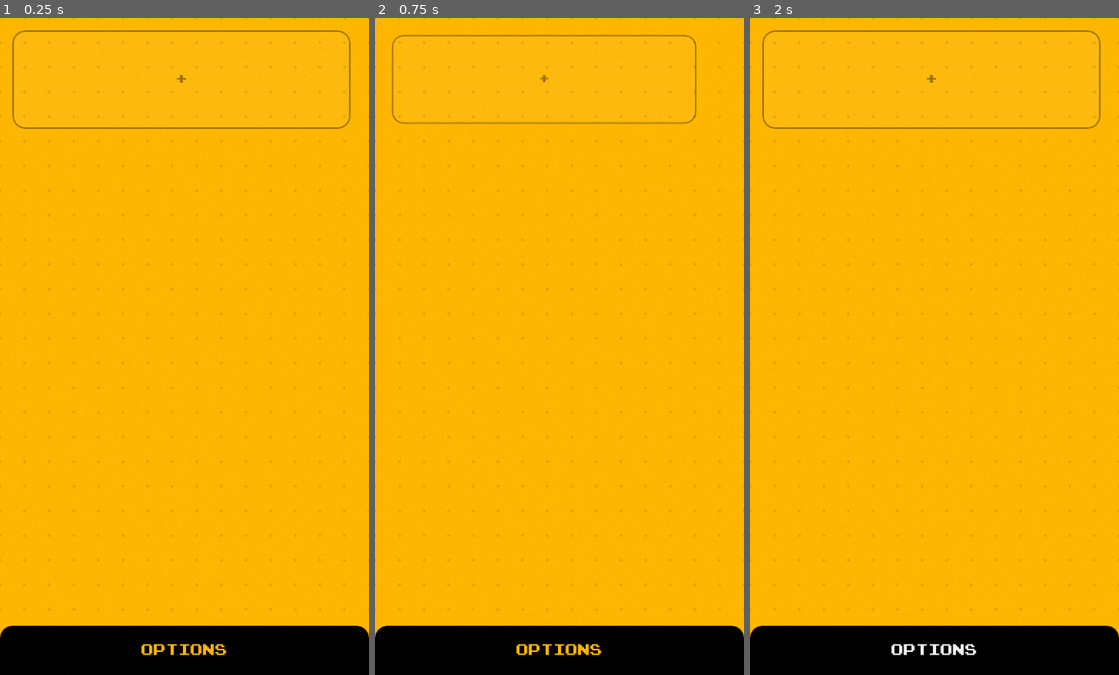
Above: before the commit, frames 1-3 (left to right).
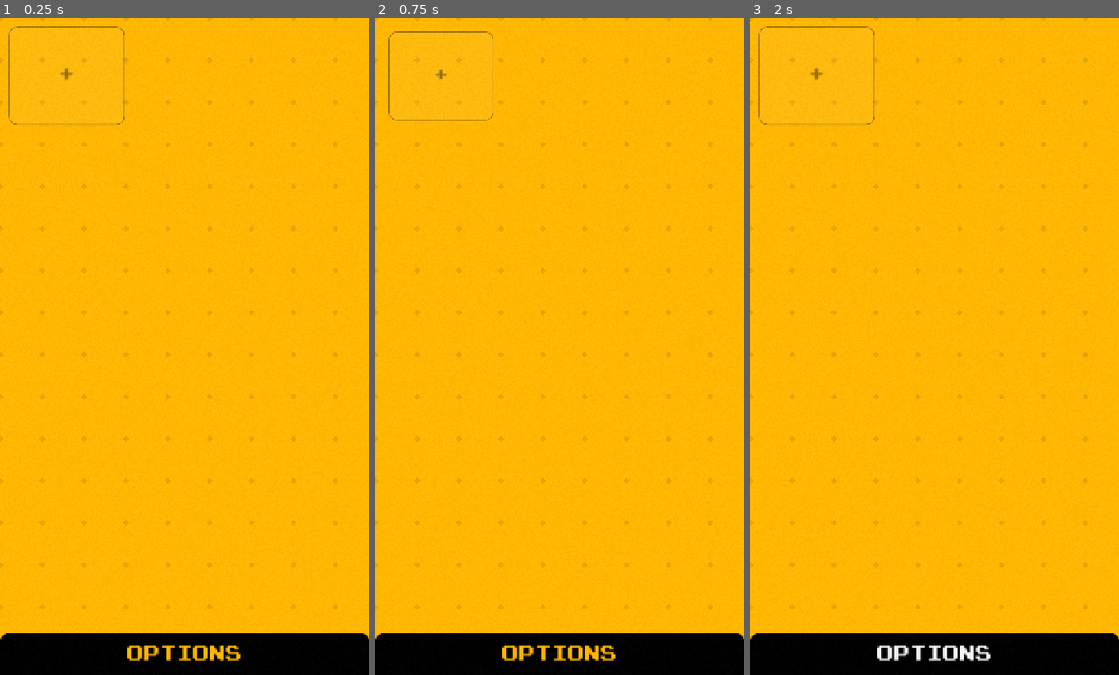
Above: after the commit, the same moments.

Repository: gatheesha/godak
Game: Godot game, scene res://app.tscn
The game is run twice, just before and just after one commit, with the same random seed, the same clock (stepped at 60 frames per second) and the same inputs. Sound files missing from this copy of the repository are replaced by a short silence.
Inputs (mouse positions are in pixels of both pictures, inside the frame that each line leads up to; where the layout moved, square brackets give the same spot in the first picture):
- Up to frame 1 (0.25 s): no input
- Up to frame 2 (0.75 s): click (441, 77) [555, 77] at 0.5 s
- Up to frame 3 (2 s): click "OPTIONS" at 1.25 s

The runs differ from the first frame. In frame 1, 3.3% of the frame differs, in the area x 0-100%, y 0-98%; in frame 2, 3.3%; in frame 3, 3.3%.

Commit message:
fixes and update .gitignore

Diff:
--- a/app.tscn
+++ b/app.tscn
@@ -139,7 +139,6 @@
 [node name="ScrollContainer" type="ScrollContainer" parent="MarginContainer"]
 clip_contents = false
 layout_mode = 2
-mouse_filter = 2
 horizontal_scroll_mode = 0
 
 [node name="GridContainer" type="GridContainer" parent="MarginContainer/ScrollContainer"]
--- a/audio_clip/audio_clip.tscn
+++ b/audio_clip/audio_clip.tscn
@@ -64,7 +64,7 @@
 
 [node name="AudioClip" type="PanelContainer" groups=["audio_clips"]]
 material = SubResource("ShaderMaterial_y6d2e")
-custom_minimum_size = Vector2(128, 128)
+custom_minimum_size = Vector2(192, 192)
 offset_right = 128.0
 offset_bottom = 128.0
 size_flags_horizontal = 3
--- a/audio_clip/new_clip.gd
+++ b/audio_clip/new_clip.gd
@@ -6,7 +6,6 @@
 var tween
 
 func _ready():
-	$FileDialog.root_subfolder = "/storage/emulated/0"
 	scale = Vector2(0,0)
 	pivot_offset = size/2
 	spawn_animation()
--- a/audio_clip/new_clip.tscn
+++ b/audio_clip/new_clip.tscn
@@ -66,7 +66,7 @@
 [node name="NewClip" type="PanelContainer" node_paths=PackedStringArray("file_dialog")]
 modulate = Color(1, 1, 1, 0.392157)
 material = SubResource("ShaderMaterial_y6d2e")
-custom_minimum_size = Vector2(128, 128)
+custom_minimum_size = Vector2(192, 192)
 offset_right = 128.0
 offset_bottom = 128.0
 size_flags_horizontal = 3
--- a/audio_clip_settings/audio_clip_settings.tscn
+++ b/audio_clip_settings/audio_clip_settings.tscn
@@ -86,9 +86,11 @@
 auto_translate_mode = 1
 title = "Replace File"
 position = Vector2i(0, 36)
+force_native = true
 ok_button_text = "Open"
 mode_overrides_title = false
 file_mode = 0
+use_native_dialog = true
 
 [node name="AudioStreamPlayer" type="AudioStreamPlayer" parent="."]
 stream = ExtResource("3_s01mg")
--- a/audio_grid/grid_container.gd
+++ b/audio_grid/grid_container.gd
@@ -8,11 +8,12 @@
 func _ready() -> void:
 	soundboard_manager.audio_grid = self
 	soundboard_manager.window_resized.connect(on_window_resized)
+	soundboard_manager.window_resized.emit()
 	create_new_clip_node()
 
 
 func on_window_resized()-> void:
-	var v : float = get_viewport_rect().size.x / (128 + 32)
+	var v : float = get_viewport_rect().size.x / (192 + 32)
 	columns = int(v)
 
 
--- a/default.tres
+++ b/default.tres
@@ -52,7 +52,7 @@
 
 [resource]
 default_font = ExtResource("1_nixot")
-default_font_size = 16
+default_font_size = 32
 Button/colors/font_color = Color(1, 0.717647, 0.0117647, 1)
 Button/colors/font_pressed_color = Color(0, 0, 0, 1)
 Button/colors/icon_normal_color = Color(1, 1, 1, 1)
--- a/global/soundboard_manager.gd
+++ b/global/soundboard_manager.gd
@@ -25,27 +25,7 @@
 	# Create default save directory if it doesn't exist
 	if not DirAccess.dir_exists_absolute(DEFAULT_SAVE_DIRECTORY):
 		DirAccess.open("user://").make_dir_recursive_absolute(DEFAULT_SAVE_DIRECTORY)
-	debug_file_paths()
-
-func debug_file_paths():
-	print("User data dir: ", OS.get_user_data_dir())
-	print("Executable path: ", OS.get_executable_path())
-
-	# Check if file exists
-	var file_path = "/storage/emulated/0/Music/CasualGameSounds/DM-CGS-01.wav"
-	print("File exists: ", FileAccess.file_exists(file_path))
-
-	# Try to list directory contents
-	var dir = DirAccess.open("/storage/emulated/0/Music/")
-	if dir:
-		print("Can access Music directory")
-		dir.list_dir_begin()
-		var file_name = dir.get_next()
-		while file_name != "":
-			print("Found: ", file_name)
-			file_name = dir.get_next()
-	else:
-		print("Cannot access Music directory")
+
 
 func update_base_color(new_color : Color, duration : float = 1.0):
 	var tween : Tween = create_tween()
@@ -57,10 +37,6 @@
 func set_current_base_color(new_color : Color):
 	current_base_color = new_color
 
-
-#func _process(delta: float) -> void:
-	#current_base_color = lerp(current_base_color, base_color, delta)
-#
 
 func get_audio_stream(path) -> AudioStream:
 	var audio_resource : AudioStream
@@ -71,14 +47,6 @@
 			audio_resource = AudioStreamOggVorbis.load_from_file(path)
 		elif path.ends_with(".wav"):
 			audio_resource = AudioStreamWAV.load_from_file(path)
-	if audio_resource == null:
-		var test = FileAccess.file_exists(path)
-		var error_str1: String = error_string(FileAccess.get_open_error())
-		push_error("File exists: %s" % error_str1)
-		var file = FileAccess.open(path,FileAccess.READ)
-		var error_str2: String = error_string(FileAccess.get_open_error())
-		push_error("Open File Error : %s" % error_str2)
-		push_error(path)
 	return audio_resource
 
 
@@ -147,12 +115,6 @@
 	return true
 
 
-func save_soundboard(file_name: String) -> bool:
-	# Legacy function for backwards compatibility - saves to default directory
-	var full_path = DEFAULT_SAVE_DIRECTORY + file_name
-	return save_soundboard_to_path(full_path)
-
-
 func load_soundboard_from_path(full_path: String) -> bool:
 	if not FileAccess.file_exists(full_path):
 		push_message("Save file not found: " + full_path)
@@ -221,125 +183,50 @@
 			clip.queue_free()
 	sounds.clear()
 
-
-func get_available_save_files_in_directory(directory_path: String) -> Array[String]:
-	var save_files: Array[String] = []
-	var dir = DirAccess.open(directory_path)
-
-	if dir:
-		dir.list_dir_begin()
-		var file_name = dir.get_next()
-
-		while file_name != "":
-			if file_name.ends_with(SAVE_FILE_EXTENSION):
-				save_files.append(file_name)
-			file_name = dir.get_next()
-
-	return save_files
-
-
-func get_available_save_files() -> Array[String]:
-	# Legacy function - returns files from default directory
-	return get_available_save_files_in_directory(DEFAULT_SAVE_DIRECTORY)
-
-
-func delete_save_file_at_path(full_path: String) -> bool:
-	if FileAccess.file_exists(full_path):
-		var dir = DirAccess.open(full_path.get_base_dir())
-		if dir:
-			dir.remove(full_path.get_file())
-			push_message("Save file deleted: " + full_path)
-			return true
-	return false
-
-
-func delete_save_file(file_name: String) -> bool:
-	# Legacy function - deletes from default directory
-	if not file_name.ends_with(SAVE_FILE_EXTENSION):
-		file_name += SAVE_FILE_EXTENSION
-
-	var full_path = DEFAULT_SAVE_DIRECTORY + file_name
-	return delete_save_file_at_path(full_path)
-
-
-func get_save_file_info_from_path(full_path: String) -> Dictionary:
-	var info = {}
-
-	if FileAccess.file_exists(full_path):
-		var file = FileAccess.open(full_path, FileAccess.READ)
-		if file:
-			var json_string = file.get_as_text()
-			file.close()
-
-			var json = JSON.new()
-			var parse_result = json.parse(json_string)
-
-			if parse_result == OK:
-				var save_data = json.data
-				info = {
-					"version": save_data.get("version", "Unknown"),
-					"created_at": save_data.get("created_at", "Unknown"),
-					"audio_clip_count": save_data.get("audio_clips", []).size(),
-					"file_size": FileAccess.get_file_as_bytes(full_path).size(),
-					"file_path": full_path
-				}
-
-	return info
-
-
-func get_save_file_info(file_name: String) -> Dictionary:
-	# Legacy function - gets info from default directory
-	if not file_name.ends_with(SAVE_FILE_EXTENSION):
-		file_name += SAVE_FILE_EXTENSION
-
-	var full_path = DEFAULT_SAVE_DIRECTORY + file_name
-	return get_save_file_info_from_path(full_path)
-
-
 # ========== FILE DIALOG HELPER FUNCTIONS ==========
-
-func show_save_dialog(parent_node: Node, callback: Callable) -> void:
-	var file_dialog = FileDialog.new()
-	file_dialog.access = FileDialog.ACCESS_FILESYSTEM
-	file_dialog.file_mode = FileDialog.FILE_MODE_SAVE_FILE
-	file_dialog.add_filter("*" + SAVE_FILE_EXTENSION, "Soundboard Files")
-	file_dialog.current_dir = OS.get_system_dir(OS.SYSTEM_DIR_DOCUMENTS)
-
-	parent_node.add_child(file_dialog)
-	file_dialog.popup_centered_ratio(0.8)
-
-	file_dialog.file_selected.connect(func(path: String):
-		var success = save_soundboard_to_path(path)
-		callback.call(success, path)
-		file_dialog.queue_free()
-	)
-
-	file_dialog.canceled.connect(func():
-		callback.call(false, "")
-		file_dialog.queue_free()
-	)
-
-
-func show_load_dialog(parent_node: Node, callback: Callable) -> void:
-	var file_dialog = FileDialog.new()
-	file_dialog.access = FileDialog.ACCESS_FILESYSTEM
-	file_dialog.file_mode = FileDialog.FILE_MODE_OPEN_FILE
-	file_dialog.add_filter("*" + SAVE_FILE_EXTENSION, "Soundboard Files")
-	file_dialog.current_dir = OS.get_system_dir(OS.SYSTEM_DIR_DOCUMENTS)
-
-	parent_node.add_child(file_dialog)
-	file_dialog.popup_centered_ratio(0.8)
-
-	file_dialog.file_selected.connect(func(path: String):
-		var success = load_soundboard_from_path(path)
-		callback.call(success, path)
-		file_dialog.queue_free()
-	)
-
-	file_dialog.canceled.connect(func():
-		callback.call(false, "")
-		file_dialog.queue_free()
-	)
+#
+#func show_save_dialog(parent_node: Node, callback: Callable) -> void:
+	#var file_dialog = FileDialog.new()
+	#file_dialog.access = FileDialog.ACCESS_FILESYSTEM
+	#file_dialog.file_mode = FileDialog.FILE_MODE_SAVE_FILE
+	#file_dialog.add_filter("*" + SAVE_FILE_EXTENSION, "Soundboard Files")
+	#file_dialog.current_dir = OS.get_system_dir(OS.SYSTEM_DIR_DOCUMENTS)
+	#
+	#parent_node.add_child(file_dialog)
+	#file_dialog.popup_centered_ratio(0.8)
+	#
+	#file_dialog.file_selected.connect(func(path: String):
+		#var success = save_soundboard_to_path(path)
+		#callback.call(success, path)
+		#file_dialog.queue_free()
+	#)
+	#
+	#file_dialog.canceled.connect(func():
+		#callback.call(false, "")
+		#file_dialog.queue_free()
+	#)
+#
+#
+#func show_load_dialog(parent_node: Node, callback: Callable) -> void:
+	#var file_dialog = FileDialog.new()
+	#file_dialog.access = FileDialog.ACCESS_FILESYSTEM
+	#file_dialog.file_mode = FileDialog.FILE_MODE_OPEN_FILE
+	#file_dialog.add_filter("*" + SAVE_FILE_EXTENSION, "Soundboard Files")
+	#file_dialog.current_dir = OS.get_system_dir(OS.SYSTEM_DIR_DOCUMENTS)
+	#
+	#parent_node.add_child(file_dialog)
+	#file_dialog.popup_centered_ratio(0.8)
+	#
+	#file_dialog.file_selected.connect(func(path: String):
+		#var success = load_soundboard_from_path(path)
+		#callback.call(success, path)
+		#file_dialog.queue_free()
+	#)
+	#
+	#file_dialog.canceled.connect(func():
+		#callback.call(false, "")
+		#file_dialog.queue_free()
+	#)
 
 
 # ========== ENHANCED AUDIO CLIP MANAGEMENT ==========
@@ -392,5 +279,6 @@
 	var volume_db = AudioServer.get_bus_volume_db(AudioServer.get_bus_index("Master"))
 	return remap(volume_db, -80.0, 0.0, 0.0, 100.0)
 
+
 func push_message(message : String):
 	print_message.emit(message)
--- a/panel/panel.gd
+++ b/panel/panel.gd
@@ -1,26 +1,4 @@
 extends MarginContainer
-
-@export var file_dialog : FileDialog
-
-
-func _ready():
-	file_dialog.filters = ["*.wav ; WAV Files", "*.mp3 ; MP3 Files", "*.ogg ; OGG Files"]
-	file_dialog.file_mode = FileDialog.FILE_MODE_OPEN_FILES
-	file_dialog.access = FileDialog.ACCESS_FILESYSTEM
-	file_dialog.connect("files_selected", _on_files_selected)
-
-
-func _on_files_selected(paths):
-	for path in paths:
-		soundboard_manager.create_new_audio_clip(path)
-
-
-func _on_import_pressed() -> void:
-	file_dialog.popup_centered(Vector2(600, 500))
-
-
-func _on_stop_pressed() -> void:
-	soundboard_manager.stop_all_sounds.emit()
 
 
 func _on_settings_toggled(toggled_on: bool) -> void:
--- a/panel/panel.tscn
+++ b/panel/panel.tscn
@@ -1,11 +1,10 @@
-[gd_scene load_steps=5 format=3 uid="uid://bjhhw0xd6282m"]
+[gd_scene load_steps=4 format=3 uid="uid://bjhhw0xd6282m"]
 
 [ext_resource type="Script" uid="uid://d2qe1kl6v6ije" path="res://panel/panel.gd" id="1_8b25k"]
 [ext_resource type="PackedScene" uid="uid://wysk8ngvohrk" path="res://soundboard_settings/sound_board_settings.tscn" id="2_0ia7a"]
 [ext_resource type="PackedScene" uid="uid://bfykok3ld6iit" path="res://audio_clip_settings/audio_clip_settings.tscn" id="2_ut24i"]
-[ext_resource type="Theme" uid="uid://bx4i3x1ork41p" path="res://default.tres" id="4_ah17s"]
 
-[node name="Panel" type="MarginContainer" node_paths=PackedStringArray("file_dialog")]
+[node name="Panel" type="MarginContainer"]
 anchors_preset = 12
 anchor_top = 1.0
 anchor_right = 1.0
@@ -18,7 +17,6 @@
 theme_override_constants/margin_right = 0
 theme_override_constants/margin_bottom = 0
 script = ExtResource("1_8b25k")
-file_dialog = NodePath("FileDialog")
 
 [node name="PanelContainer" type="PanelContainer" parent="."]
 layout_mode = 2
@@ -36,36 +34,11 @@
 visible = false
 layout_mode = 2
 
-[node name="HBoxContainer" type="HBoxContainer" parent="PanelContainer/VBoxContainer"]
-layout_mode = 2
-
-[node name="Import" type="Button" parent="PanelContainer/VBoxContainer/HBoxContainer"]
-visible = false
-layout_mode = 2
-size_flags_horizontal = 3
-theme = ExtResource("4_ah17s")
-text = "ADD"
-
-[node name="Stop" type="Button" parent="PanelContainer/VBoxContainer/HBoxContainer"]
-visible = false
-layout_mode = 2
-size_flags_horizontal = 3
-text = "STOP"
-icon_alignment = 1
-
-[node name="Settings" type="Button" parent="PanelContainer/VBoxContainer/HBoxContainer"]
+[node name="Settings" type="Button" parent="PanelContainer/VBoxContainer"]
 layout_mode = 2
 size_flags_horizontal = 3
 toggle_mode = true
 text = "OPTIONS"
 icon_alignment = 1
 
-[node name="FileDialog" type="FileDialog" parent="."]
-auto_translate_mode = 1
-position = Vector2i(0, 36)
-force_native = true
-use_native_dialog = true
-
-[connection signal="pressed" from="PanelContainer/VBoxContainer/HBoxContainer/Import" to="." method="_on_import_pressed"]
-[connection signal="pressed" from="PanelContainer/VBoxContainer/HBoxContainer/Stop" to="." method="_on_stop_pressed"]
-[connection signal="toggled" from="PanelContainer/VBoxContainer/HBoxContainer/Settings" to="." method="_on_settings_toggled"]
+[connection signal="toggled" from="PanelContainer/VBoxContainer/Settings" to="." method="_on_settings_toggled"]
--- a/project.godot
+++ b/project.godot
@@ -22,10 +22,12 @@
 
 [display]
 
-window/size/viewport_width=1080
-window/size/viewport_height=1920
+window/size/viewport_width=720
+window/size/viewport_height=1280
 window/size/window_width_override=480
 window/size/window_height_override=853
+window/stretch/mode="canvas_items"
+window/stretch/aspect="expand"
 window/handheld/orientation=1
 
 [global_group]
@@ -40,3 +42,4 @@
 
 renderer/rendering_method="gl_compatibility"
 renderer/rendering_method.mobile="gl_compatibility"
+textures/vram_compression/import_etc2_astc=true
--- a/soundboard_settings/sound_board_settings.tscn
+++ b/soundboard_settings/sound_board_settings.tscn
@@ -12,7 +12,7 @@
 auto_translate_mode = 1
 force_native = true
 access = 2
-filters = PackedStringArray(".godk")
+filters = PackedStringArray("*.godk")
 use_native_dialog = true
 
 [node name="LoadFileDialog" type="FileDialog" parent="."]
Not shown, changed: export_presets.cfg
Not shown, changed: .gitignore
